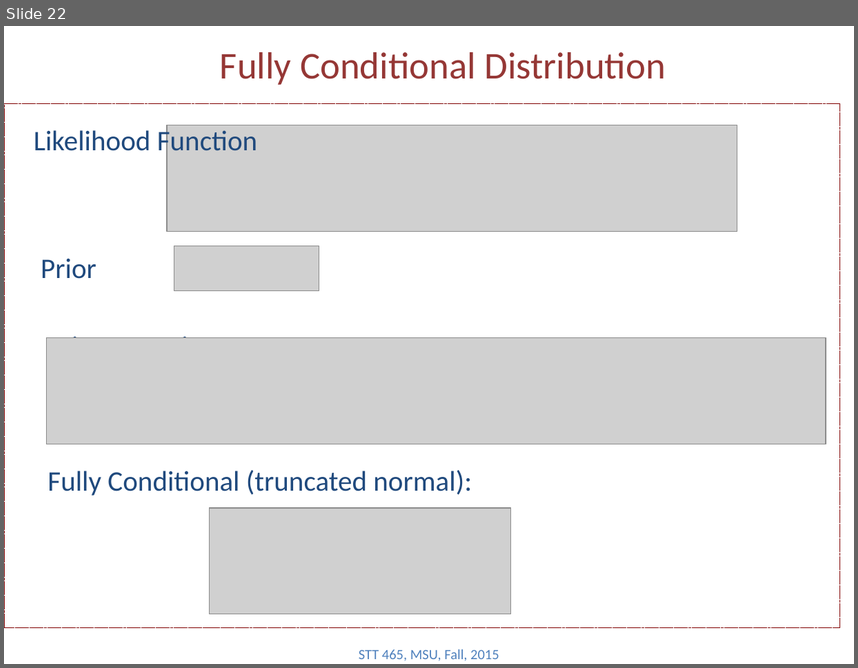
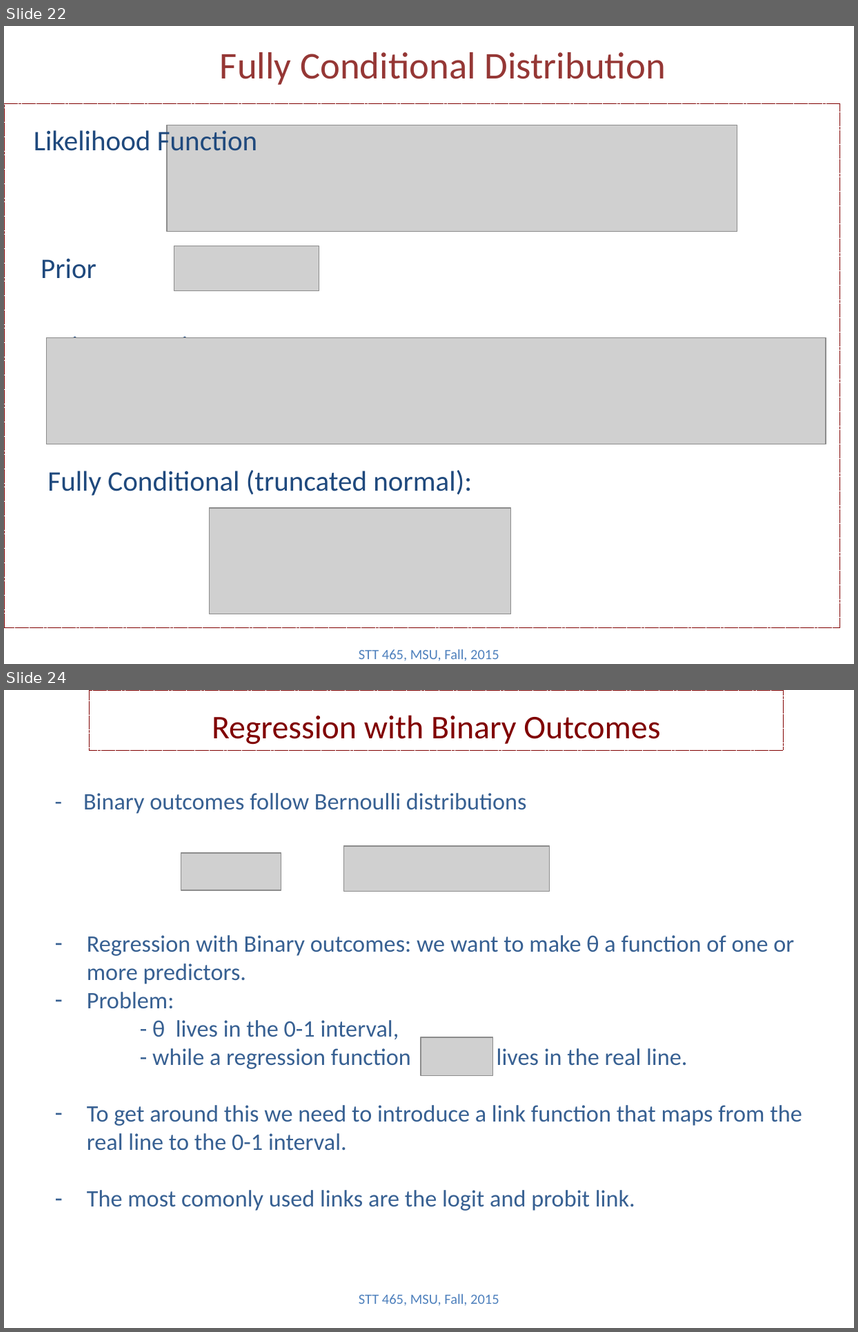
Before and after one commit to Boukos/STT465, a slide deck: STT465_13.pptx. Shown one above the other, each under a label of ours: slide 22 before the commit, slides 22 and 24 after it; the slides between them are not shown. The pictures are 858x668 and 858x1332 pixels, drawn with LibreOffice and Linux fonts; fonts in the diff are those of the drawing; grey boxes stand for pictures. Boxes give left, top, right and bottom in pixels: in the first picture for what was removed or moved away, otherwise in the second. Text is boxed around its words. In the diff, an @@ line names an element or a change of style, - is before the commit and + after.

```diff
--- a/STT465_13.pptx
+++ b/STT465_13.pptx
@@ slide 24 added at bbox=[4, 690, 854, 1328], background #FFFFFF @@
@@ rectangle added at bbox=[89, 690, 784, 750], outline #800000 0.75 pt dashed, 28 pt, text #800000 @@
+Regression with Binary Outcomes
@@ text added at bbox=[83, 793, 802, 1210], 20 pt, text #376092 @@
+- Binary outcomes follow Bernoulli distributions
+– Regression with Binary outcomes: we want to make θ a function of one or more predictors.
+– Problem:
+- θ lives in the 0-1 interval,
+- while a regression function lives in the real line.
+– To get around this we need to introduce a link function that maps from the real line to the 0-1 interval.
+– The most comonly used links are the logit and probit link.
@@ picture added at bbox=[181, 854, 280, 891] @@
@@ picture added at bbox=[344, 845, 550, 891] @@
@@ picture added at bbox=[421, 1037, 493, 1075] @@
@@ text added at bbox=[359, 1293, 499, 1305], 12 pt, text #4F81BD @@
+STT 465, MSU, Fall, 2015
```
Also in this commit, not shown: 1 other slide added, 6 other files.
